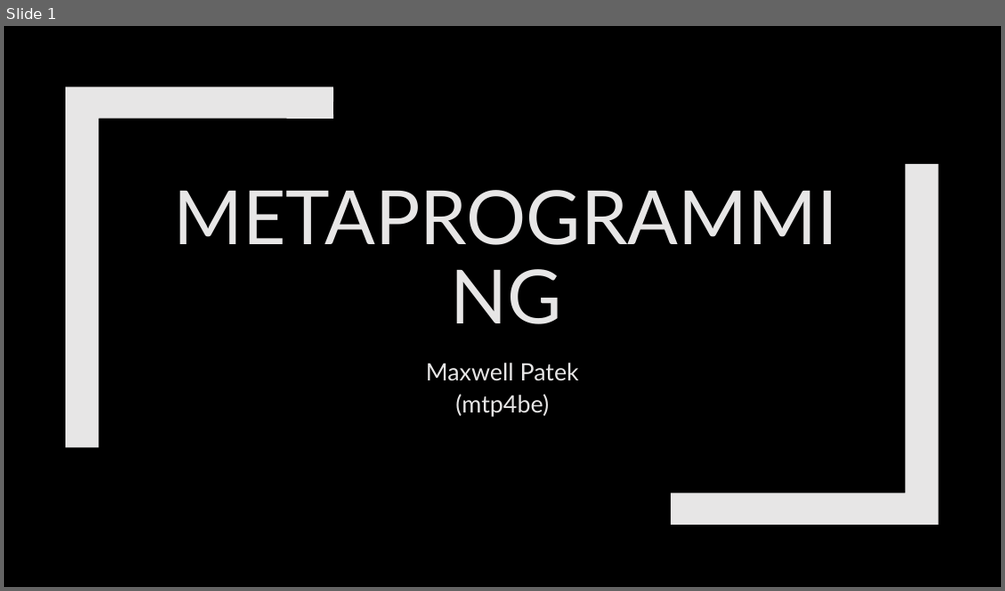
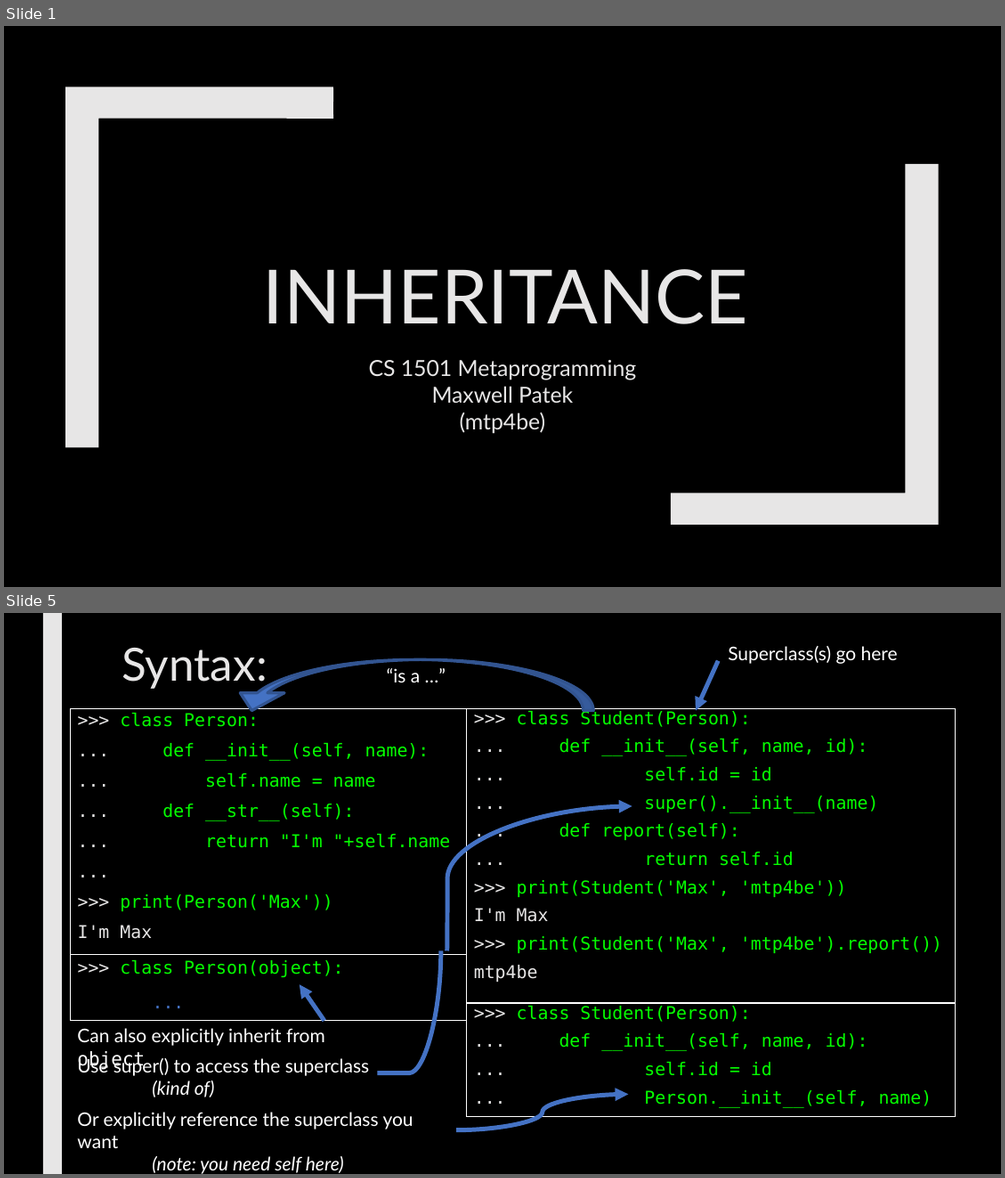
Before and after one commit to max7patek/metaprogramming, a slide deck: slides/01-PythonInheritance.pptx. Shown one above the other, each under a label of ours: slide 1 before the commit, slides 1 and 5 after it; the slides between them are not shown. The pictures are 1005x591 and 1005x1178 pixels, drawn with LibreOffice and Linux fonts; fonts in the diff are those of the drawing. Boxes give left, top, right and bottom in pixels: in the first picture for what was removed or moved away, otherwise in the second. Text is boxed around its words. In the diff, an @@ line names an element or a change of style, - is before the commit and + after.

Commit message:
started inheritance slide set

```diff
--- a/slides/01-PythonInheritance.pptx
+++ b/slides/01-PythonInheritance.pptx
@@ slide 5 added at box(4, 613, 1001, 1174), background #000000 @@
@@ rectangle added at box(43, 613, 62, 1174), fill #E7E6E6 @@
@@ title added at box(121, 648, 267, 690), 44 pt, text #E7E6E6 @@
+Syntax:
@@ curved up arrow added at box(230, 659, 594, 710), fill #4472C4, outline #325491 2.75 pt @@
@@ arrow added from (718, 661) to (696, 710), #4472C4 4.25 pt @@
@@ text added at box(728, 646, 898, 664), 18 pt, text #FFFFFF @@
+Superclass(s) go here
@@ text added at box(387, 668, 420, 682), 18 pt, text #FFFFFF @@
+“is a …”
@@ rectangle added at box(70, 708, 466, 954), outline #FFFFFF 0.75 pt, 17 pt, text #05FF00 @@
+>>> class Person:
+... def __init__(self, name):
+... self.name = name
+... def __str__(self):
+... return "I'm "+self.name
+...
+>>> print(Person('Max'))
+I'm Max
@@ rectangle added at box(466, 708, 955, 1003), outline #FFFFFF 0.75 pt, 17 pt, text #05FF00 @@
+>>> class Student(Person):
+... def __init__(self, name, id):
+... self.id = id
+... super().__init__(name)
+... def report(self):
+... return self.id
+>>> print(Student('Max', 'mtp4be'))
+I'm Max
+>>> print(Student('Max', 'mtp4be').report())
+mtp4be
@@ curved arrow added from (446, 951) to (632, 806), #4472C4 4.25 pt @@
@@ rectangle added at box(70, 954, 466, 1021), outline #FFFFFF 0.75 pt, 17 pt, text #05FF00 @@
+>>> class Person(object):
+...
@@ curved line added from (377, 1073) to (441, 951), #4472C4 4.25 pt @@
@@ arrow added from (324, 1021) to (299, 985), #4472C4 4.25 pt @@
@@ rectangle added at box(466, 1003, 955, 1116), outline #FFFFFF 0.75 pt, 17 pt, text #05FF00 @@
+>>> class Student(Person):
+... def __init__(self, name, id):
+... self.id = id
+... Person.__init__(self, name)
@@ text added at box(77, 1028, 325, 1070), 18 pt, text #FFFFFF @@
+Can also explicitly inherit from object
@@ text added at box(77, 1056, 369, 1097), 18 pt, text #FFFFFF @@
+Use super() to access the superclass
+(kind of)
@@ text added at box(77, 1111, 413, 1174), 18 pt, text #FFFFFF @@
+Or explicitly reference the superclass you want
+(note: you need self here)
@@ curved arrow added from (456, 1130) to (629, 1094), #4472C4 4.25 pt @@
@@ slide 1 changed as well @@
@@ title at box(263, 269, 748, 324): text changed @@
-METAPROGRAMMING
+INHERITANCE
@@ subtitle at box(369, 360, 637, 380): paragraph added @@
+CS 1501 Metaprogramming
@@ subtitle at box(432, 386, 573, 434): size 23 to 21.3 pt in "Maxwell Patek", "(mtp4be)"; line spacing 1.12 to 1.02 @@
```
Also in this commit, not shown: 9 other slides added, 16 slides removed.
